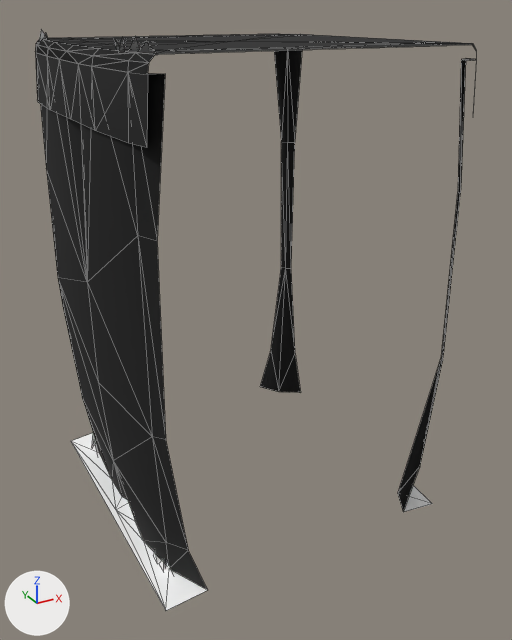
The glTF model web/public/assets/acnh/cliff/3-a-1.glb: old version first, new version second.
One viewpoint serves both versions: a 50 mm lens placed at (-10.14, -19.72, 0.87), pointed at (0.28, -0.78, -8.6). Arrows for +X, +Y and +Z are at lower left; the lights stay in place. The first picture is the older version. Mesh edges are drawn as thin lines. Where no turn or scale is listed for an object, it has been applied to the vertices. Vertices at exactly the same position are counted once.

The scene before the commit, as lines of its bpy script (objects in view):
```python
me_grassb_1__mgrass_mesh = bpy.data.meshes.new('GrassB_1__mGrass-mesh')
me_grassb_1__mgrass_mesh.from_pydata(...)  # 20 vertices, 15 faces; spans x -5.0..5.0, y -5.0..5.0, z -15.0..-14.71
me_grassb_1__mgrass_mesh.materials.append(mat_mgrass)  # white #ffffff
me_grasst__mgrass_mesh = bpy.data.meshes.new('GrassT__mGrass-mesh')
me_grasst__mgrass_mesh.from_pydata(...)  # 48 vertices, 64 faces; spans x -4.96..5.0, y -5.0..5.0, z -0.39..0.0
me_grasst__mgrass_mesh.materials.append(mat_mgrass_001)
me_pgrassbb__mprocgrass_mesh = bpy.data.meshes.new('PGrassBB__mProcGrass-mesh')
me_pgrassbb__mprocgrass_mesh.from_pydata(...)  # 33 vertices, 11 faces; spans x -4.7..-4.0, y -4.3..4.7, z -15.0..0.3
me_pgrassbb__mprocgrass_mesh.materials.append(mat_mprocgrass)
ob_grassb_1__mgrass = bpy.data.objects.new('GrassB_1__mGrass', me_grassb_1__mgrass_mesh)
ob_grassb_1__mgrass.location = (0.0, 0.0, 0.0)
ob_grasst__mgrass = bpy.data.objects.new('GrassT__mGrass', me_grasst__mgrass_mesh)
ob_grasst__mgrass.location = (0.0, 0.0, 0.0)
ob_pgrassbb__mprocgrass = bpy.data.objects.new('PGrassBB__mProcGrass', me_pgrassbb__mprocgrass_mesh)
ob_pgrassbb__mprocgrass.location = (0.0, 0.0, 0.0)
# also in view: 'GrassOP_1__mGrassCliffXlu' at (0.0, 0.0, -0.94); 'CliffB__mCliff' at (0.0, 0.0, -7.7)
```
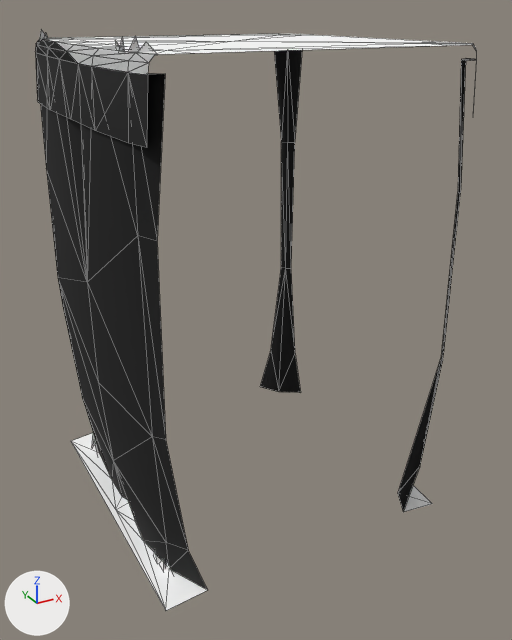
The change, as a list of edits to the scene's bpy script:
```text
Change me_grasst__mgrass_mesh:
    where me_grasst__mgrass_mesh.from_pydata(...)  # 48 vertices, 64 faces; spans x -4.96..5.0, y -5.0..5.0, z -0.39..0.0
    remove me_grasst__mgrass_mesh.materials.append(mat_mgrass_001)
    add me_grasst__mgrass_mesh.materials.append(mat_mgrass)  # white #ffffff
Change me_pgrassbb__mprocgrass_mesh:
    where me_pgrassbb__mprocgrass_mesh.from_pydata(...)  # 33 vertices, 11 faces; spans x -4.7..-4.0, y -4.3..4.7, z -15.0..0.3
    used by ob_pgrassbb__mprocgrass; location = (0.0, 0.0, 0.0)
    me_pgrassbb__mprocgrass_mesh part 1: vertex colours changed
```

Changed parts and their boxes [x1, y1, x2, y2] in the pictures (512 x 640 px):
'GrassT__mGrass', recoloured (lighter)
    both: [37, 34, 476, 75]
'PGrassBB__mProcGrass', recoloured
    both: [42, 33, 158, 55]
